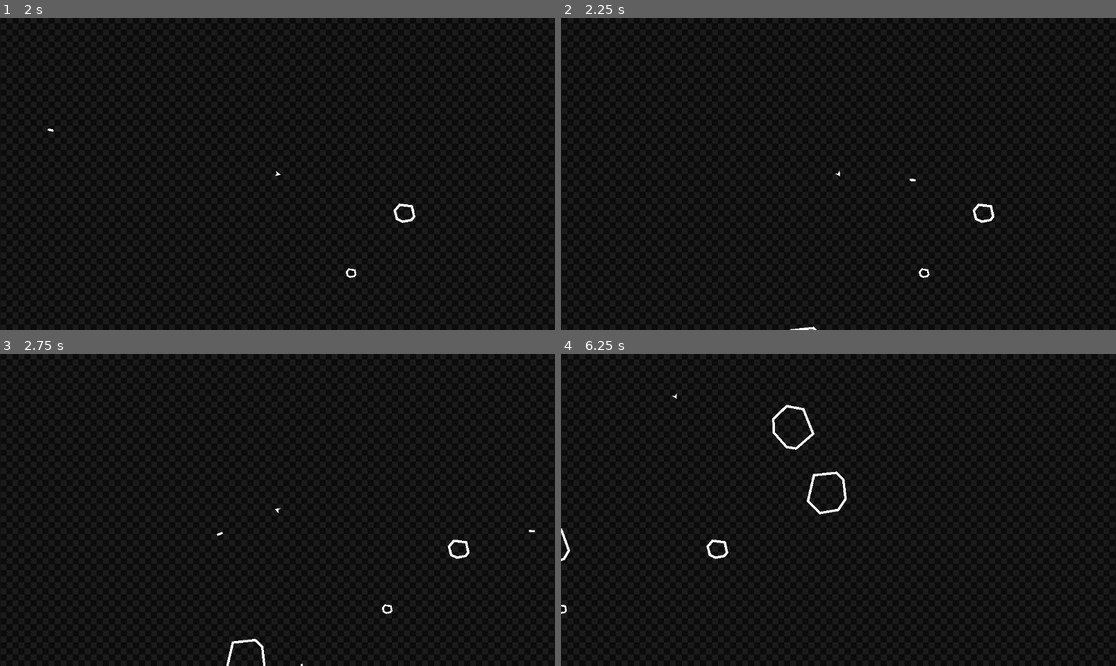
Above: before the commit, frames 1-4 (two rows, left to right).
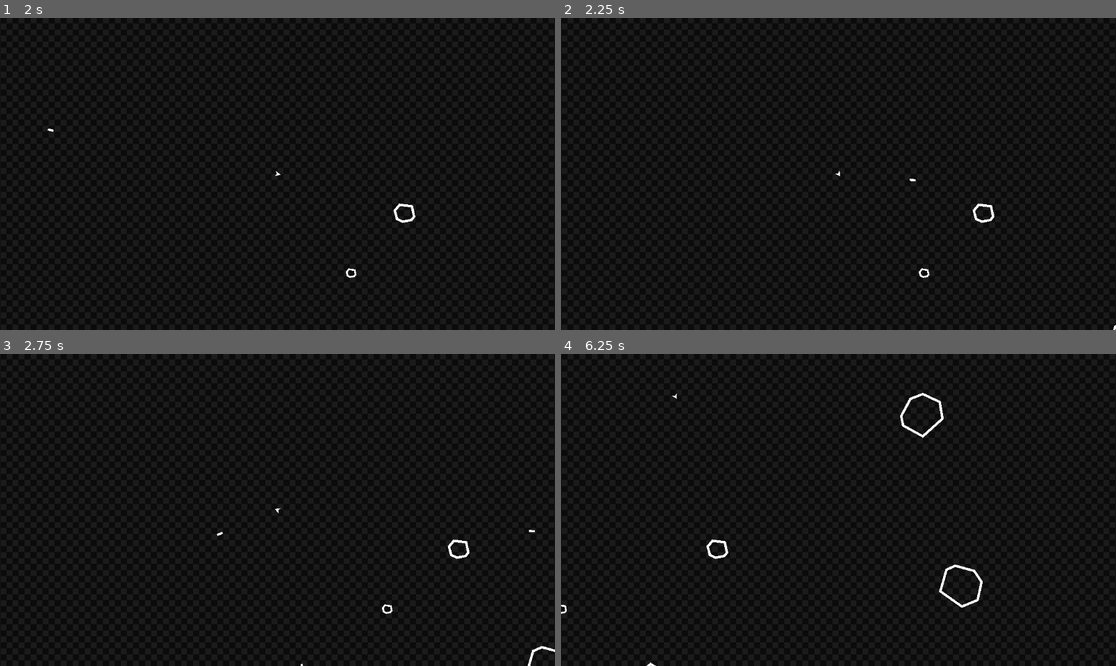
Above: after the commit, the same moments.

Repository: VI6IX/asteroidestroy
Game: Godot game, scene res://scenes/main.tscn
Same seed, same stepped clock (60 frames per second), same inputs: the game is played once before the commit and once after it.
Inputs:
- Up to frame 1 (2 s): hold D (pan_Right) 0.53-1.28 s; hold Space (shoot) 0.53-1.28 s; hold A (pan_Left) from 1.28 s (still down); tap Space (shoot) at 1.35 s
- Up to frame 2 (2.25 s): release A (pan_Left) at 2.03 s; hold D (pan_Right) from 2.03 s (still down); hold Space (shoot) from 2.03 s (still down)
- Up to frame 3 (2.75 s): keep holding D (pan_Right); keep holding Space (shoot)
- Up to frame 4 (6.25 s): release D (pan_Right) at 2.78 s; release Space (shoot) at 2.78 s; hold W (thrust) 2.78-3.53 s; tap Space (shoot) at 2.85, 4.35, 5.85 s; hold Space (shoot) 3.53-4.28 s; hold A (pan_Left) 3.53-5.78 s; hold Space (shoot) 5.03-5.78 s; hold D (pan_Right) from 5.78 s (still down)

Frame 1 is identical in both runs. In frame 2, less than 0.1% of the frame differs, in the area x 41-100%, y 98-100%; in frame 3, 0.2%; in frame 4, 0.9%, in the area x 0-76%, y 12-100%.

Commit message:
feat: add asteroid instantiation on destruction

Diff:
--- a/scenes/asteroids/asteroid_medium.tscn
+++ b/scenes/asteroids/asteroid_medium.tscn
@@ -9,6 +9,7 @@
 collision_mask = 8
 script = ExtResource("1_ywgay")
 SPEED = 300.0
+size = 1
 
 [node name="component_damage" parent="." node_paths=PackedStringArray("parent") instance=ExtResource("2_vv68d")]
 collision_layer = 4
--- a/scenes/asteroids/asteroid_small.tscn
+++ b/scenes/asteroids/asteroid_small.tscn
@@ -8,6 +8,7 @@
 collision_layer = 4
 collision_mask = 8
 script = ExtResource("1_aw4ng")
+size = 2
 
 [node name="component_damage" parent="." node_paths=PackedStringArray("parent") instance=ExtResource("2_qo6y1")]
 collision_layer = 4
--- a/scenes/asteroids/asteroid_spawner.tscn
+++ b/scenes/asteroids/asteroid_spawner.tscn
@@ -14,7 +14,7 @@
 }
 point_count = 5
 
-[node name="Asteroid Spawner" type="Node2D"]
+[node name="Asteroid Spawner" type="Node2D" groups=["AsteroidSpawner"]]
 script = ExtResource("1_l5w2k")
 
 [node name="Timer" type="Timer" parent="."]
--- a/scripts/asteroids/asteroid.gd
+++ b/scripts/asteroids/asteroid.gd
@@ -1,6 +1,16 @@
 extends CharacterBody2D
 
+@onready var component_damage = $component_damage
+@onready var asteroid_spawner = get_tree().get_first_node_in_group("AsteroidSpawner")
+
 @export var SPEED : float = 200;
+enum ASTEROID_SIZE {LARGE, MEDIUM, SMALL}
+@export var size : ASTEROID_SIZE
+
+func _ready() -> void:
+	component_damage.health_depleted.connect(asteroid_spawner._on_asteroid_destroyed);
+	# Connects the asteroid's component_damage's health_depleted signal to the asteroid spawner's
+	# _on_asteroid_destroyed() function
 
 func _process(_delta: float) -> void:
 	velocity += transform.x * SPEED;
--- a/scripts/asteroids/asteroid_spawner.gd
+++ b/scripts/asteroids/asteroid_spawner.gd
@@ -1,26 +1,50 @@
 extends Node2D
 
 @onready var PLAYER := $"../Player"
-@onready var ASTEROID := preload("res://scenes/asteroids/asteroid_large.tscn");
+@onready var LARGE_ASTEROID := preload("res://scenes/asteroids/asteroid_large.tscn");
+@onready var MEDIUM_ASTEROID := preload("res://scenes/asteroids/asteroid_medium.tscn");
+@onready var SMALL_ASTEROID := preload("res://scenes/asteroids/asteroid_small.tscn");
 @onready var SPAWN_LOCATION := $SpawnPath/SpawnLocation
 @onready var TARGET_POSITION := $TargetPath/TargetPosition
 @onready var TIMER : Timer = $Timer;
 
-func Instantiate_Asteroid():
-	var asteroid_instance = ASTEROID.instantiate();
+func spawn_large_asteroid():
+	var asteroid_instance = LARGE_ASTEROID.instantiate();
 	SPAWN_LOCATION.progress_ratio = randf();
 	TARGET_POSITION.progress_ratio = randf();
 	asteroid_instance.position = SPAWN_LOCATION.position;
 	asteroid_instance.look_at(TARGET_POSITION.global_position);
 	add_child(asteroid_instance);
 
-func _process(_delta: float) -> void:
-	pass
+func _on_asteroid_destroyed(asteroid):
+	var queued_asteroid = null
+
+	if asteroid.size == asteroid.ASTEROID_SIZE.LARGE:
+		queued_asteroid = MEDIUM_ASTEROID
+	elif asteroid.size == asteroid.ASTEROID_SIZE.MEDIUM:
+		queued_asteroid = SMALL_ASTEROID
+	else:
+		# Small asteroids don't spawn anything
+		despawn(asteroid)
+		return
+
+	for i in 2:
+		var queued_instance = queued_asteroid.instantiate()
+		queued_instance.position = asteroid.position
+		queued_instance.rotation = asteroid.rotation + randf_range(-0.6, 0.6)
+		call_deferred("add_child", queued_instance);
+		GLOBAL_VARIABLES.asteroid_count += 1
+
+	despawn(asteroid)
+
+func despawn(asteroid):
+	GLOBAL_VARIABLES.asteroid_count -= 1
+	asteroid.queue_free()
 
 func _on_timer_timeout() -> void:
 	if GLOBAL_VARIABLES.asteroid_count < GLOBAL_VARIABLES.asteroid_limit:
 		#print("Asteroids can be instantiated.");
-		Instantiate_Asteroid();
+		spawn_large_asteroid();
 		GLOBAL_VARIABLES.asteroid_count += 1;
 		#print("Asteroid Count: " + str(GLOBAL_VARIABLES.asteroid_count));
 	else:
--- a/scripts/components/component_damage.gd
+++ b/scripts/components/component_damage.gd
@@ -4,7 +4,7 @@
 @export var health : int;
 
 signal has_collided
-signal health_depleted
+signal health_depleted(parent)
 
 func contact_damage(_area: Area2D) -> void:
 	#print(str(parent.name) + " has collided with " + str(_area.name));
@@ -14,7 +14,7 @@
 func deplete_health():
 	health -= 1;
 	#print(str(parent.name) + "'s HEALTH has been reduced to " + str(get_health_value()));
-	health_depleted.emit();
+	health_depleted.emit(parent);
 	if health <= 0:
 		health = 0;
 		#print(str(parent.name) + "'s HEALTH is zero and cannot be depleted any further.");
--- a/scripts/player/player.gd
+++ b/scripts/player/player.gd
@@ -75,6 +75,6 @@
 func _on_shoot_timer_timeout() -> void:
 	can_shoot = true;
 
-func _on_component_damage_health_depleted() -> void:
+func _on_component_damage_health_depleted(_parent) -> void:
 	GLOBAL_VARIABLES.PLAYER_LIVES -= 1;
 	can_respawn = true;
